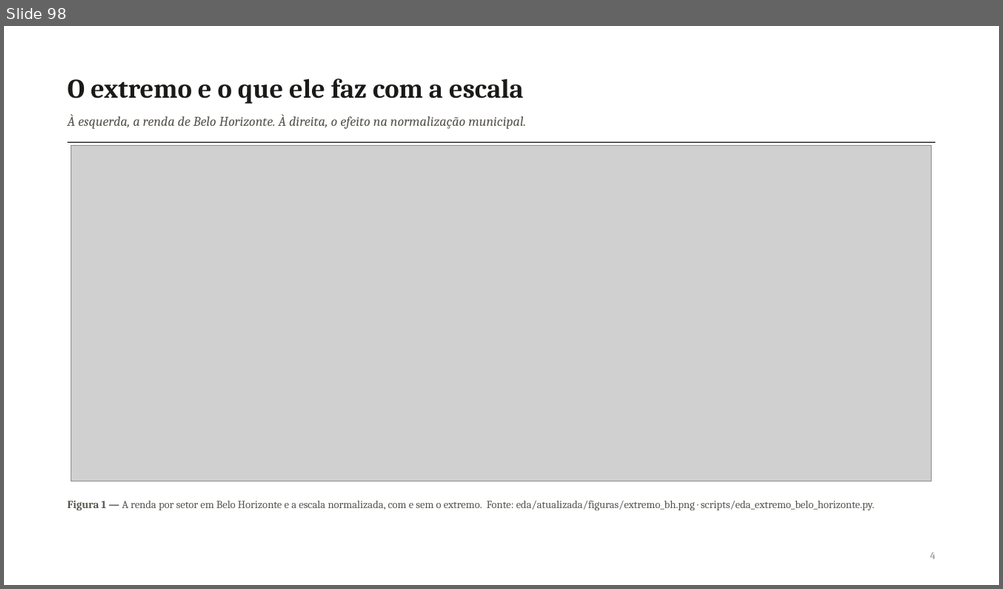
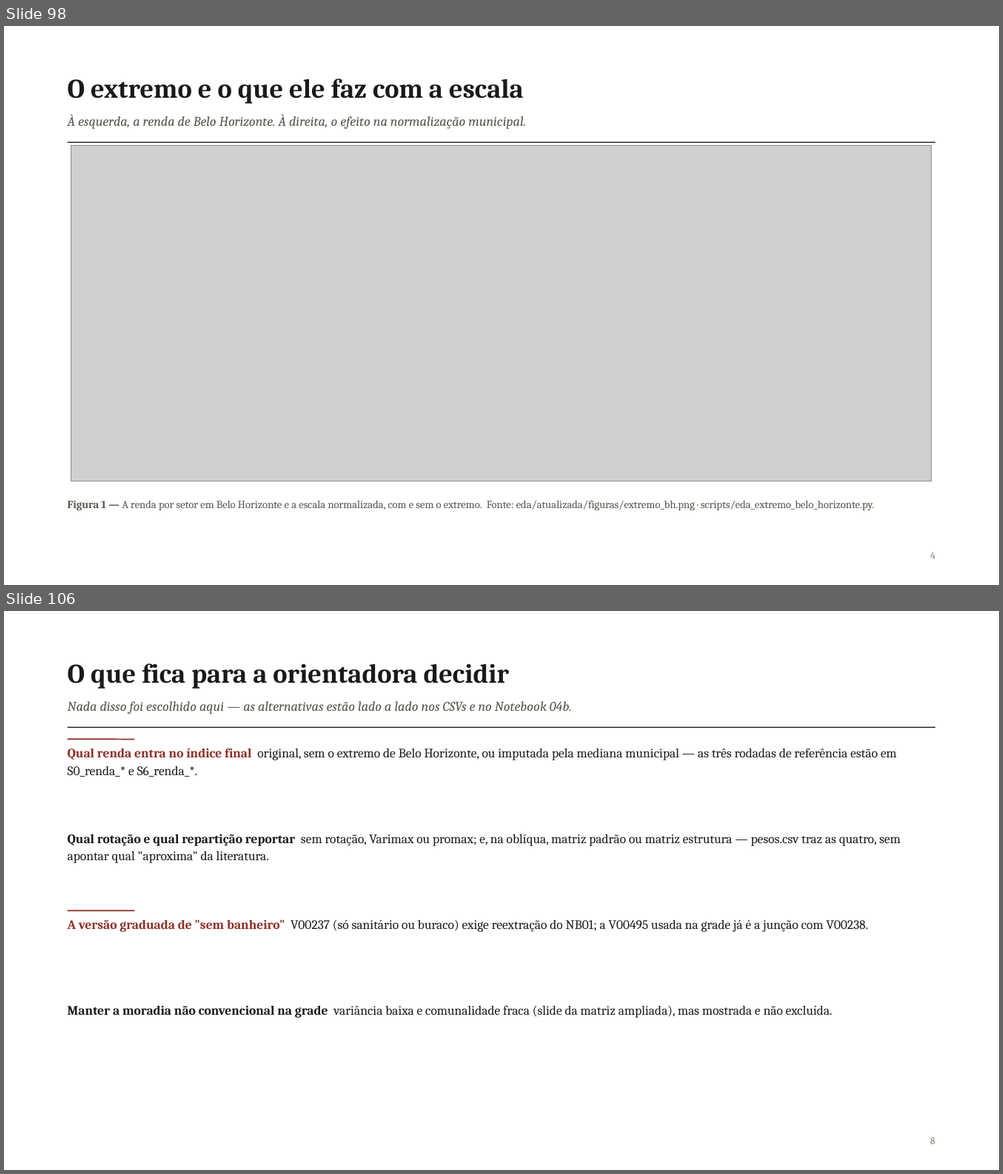
Before and after one commit to pedrinndias/Projeto_IVS_Censo, a slide deck: docs/Apresentacoes_IVS/Analise_Fatorial_NB04_2026-09.pptx. Shown one above the other, each under a label of ours: slide 98 before the commit, slides 98 and 106 after it; the slides between them are not shown. The pictures are 1003x589 and 1003x1174 pixels, drawn with LibreOffice and Linux fonts; fonts in the diff are those of the drawing; grey boxes stand for pictures. Boxes give left, top, right and bottom in pixels: in the first picture for what was removed or moved away, otherwise in the second. Text is boxed around its words. In the diff, an @@ line names an element or a change of style, - is before the commit and + after.

Commit message:
feat(apresentacao): anexa o bloco de slides da fatorial ampliada (4.2.2)
scripts/gerar_slides_fatorial_ampliada.js (novo, no padrão de
gerar_slides_extremo_bh.js/deck_comum.js): 8 slides -- divisoria; as onze
demandas e onde cada resposta esta; a matriz de Spearman ampliada
(figura); a grade de cenarios S0-S7 (n, KMO, Kaiser/Horn, peso Varimax
F1, AUC indice x renda sozinha); o plano fatorial de S6 em tres rotacoes
(figura, conferida rotulo a rotulo antes de usar); o lixo (fator proprio
por cenario e sensibilidade a excluir 1 municipio); a estrutura municipal
(postos dentro do municipio, indice supera a renda sozinha em 2 de 3
cenarios); o que fica para a orientadora decidir. Todo numero sai dos
CSVs de banco_de_dados/eda/fatorial_ampliada/ -- nenhum digitado.

Anexado ao deck real com scripts/juntar_decks.py, a partir da copia do
HEAD anterior (nunca do deck ja anexado): 98 -> 106 slides, 106 notas,
21 EXPLICAR intactas. Validador OOXML da skill pptx contra o HEAD
anterior: as mesmas 3 violacoes de ID (masters duplicados) que ja
existiam antes, zero erros novos. Os 8 slides novos renderizados um a
um (LibreOffice -> PDF -> PNG, via pypdf) e conferidos contra colisao de
texto e tabela fora da margem -- um bug pego nessa conferencia (aspas
duplas da descricao de S6 no CSV, "tudo isso", quebrando o split
ingênuo por ';') e corrigido no leitor de CSV do gerador antes deste
commit. pytest -q: 79 passed (nenhum codigo de src/ mudou).

```diff
--- a/docs/Apresentacoes_IVS/Analise_Fatorial_NB04_2026-09.pptx
+++ b/docs/Apresentacoes_IVS/Analise_Fatorial_NB04_2026-09.pptx
@@ slide 106 added at bbox=[4, 611, 999, 1170], background #FFFFFF @@
@@ text added at bbox=[68, 664, 509, 689], 26 pt, text #1A1A18, bold @@
+O que fica para a orientadora decidir
@@ text added at bbox=[68, 701, 572, 714], 13 pt, text #56534C, italic @@
+Nada disso foi escolhido aqui — as alternativas estão lado a lado nos CSVs e no Notebook 04b.
@@ line added from (68, 727) to (935, 727), #1A1A18 1 pt @@
@@ line added from (68, 739) to (134, 739), #8C2F27 1.25 pt @@
@@ text added at bbox=[68, 748, 896, 777], 12.5 pt, text #1A1A18 @@
+Qual renda entra no índice final original, sem o extremo de Belo Horizonte, ou imputada pela mediana municipal — as três rodadas de referência estão em S0_renda_* e S6_renda_*.
@@ text added at bbox=[68, 834, 900, 863], 12.5 pt, text #1A1A18 @@
+Qual rotação e qual repartição reportar sem rotação, Varimax ou promax; e, na oblíqua, matriz padrão ou matriz estrutura — pesos.csv traz as quatro, sem apontar qual "aproxima" da literatura.
@@ line added from (68, 911) to (134, 911), #8C2F27 1.25 pt @@
@@ text added at bbox=[68, 920, 868, 932], 12.5 pt, text #1A1A18 @@
+A versão graduada de "sem banheiro" V00237 (só sanitário ou buraco) exige reextração do NB01; a V00495 usada na grade já é a junção com V00238.
@@ text added at bbox=[68, 1005, 832, 1018], 12.5 pt, text #1A1A18 @@
+Manter a moradia não convencional na grade variância baixa e comunalidade fraca (slide da matriz ampliada), mas mostrada e não excluída.
@@ text added at bbox=[930, 1137, 935, 1145], 10 pt, text #8B877E @@
+8
```
Also in this commit, not shown: 7 other slides added, 1 other file.
